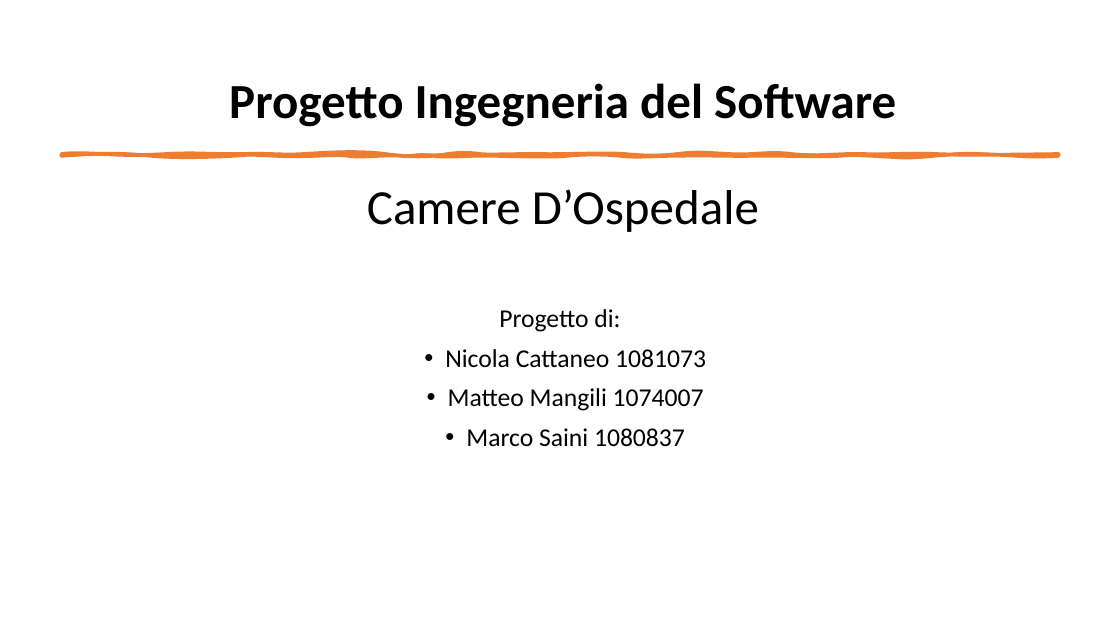
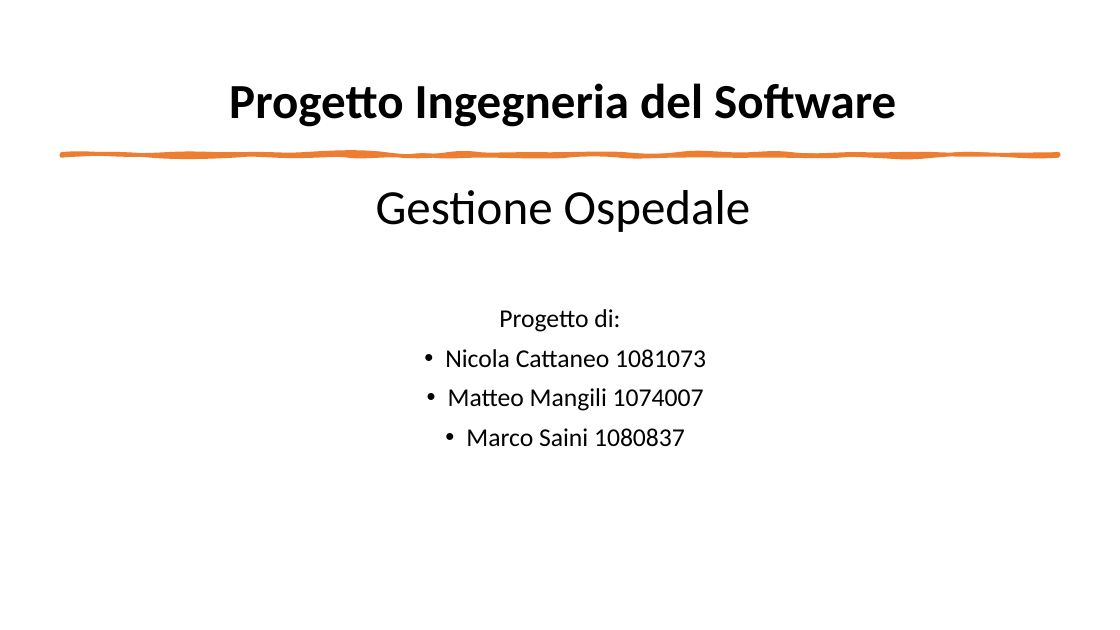
Before and after one commit to mangilimatteo/Progetto_Ingegneria_Software_Cattaneo_Mangili_Saini, a slide deck: slide 1 of Presentazione_Progetto.pptx. Drawn at 1120x630 pixels with LibreOffice and Linux fonts; fonts in the diff are those of the drawing. Boxes give left, top, right and bottom in pixels: in the first picture for what was removed or moved away, otherwise in the second. Text is boxed around its words. In the diff, an @@ line names an element or a change of style, - is before the commit and + after.

```diff
--- a/Presentazione_Progetto.pptx
+++ b/Presentazione_Progetto.pptx
@@ title at [229, 83, 896, 232]: text changed @@
-Progetto Ingegneria del Software
-Camere D’Ospedale
+Progetto Ingegneria del Software
+Gestione Ospedale
```
Also in this commit, not shown: 6 other slides changed, 2 slides added, 1 slide removed.
